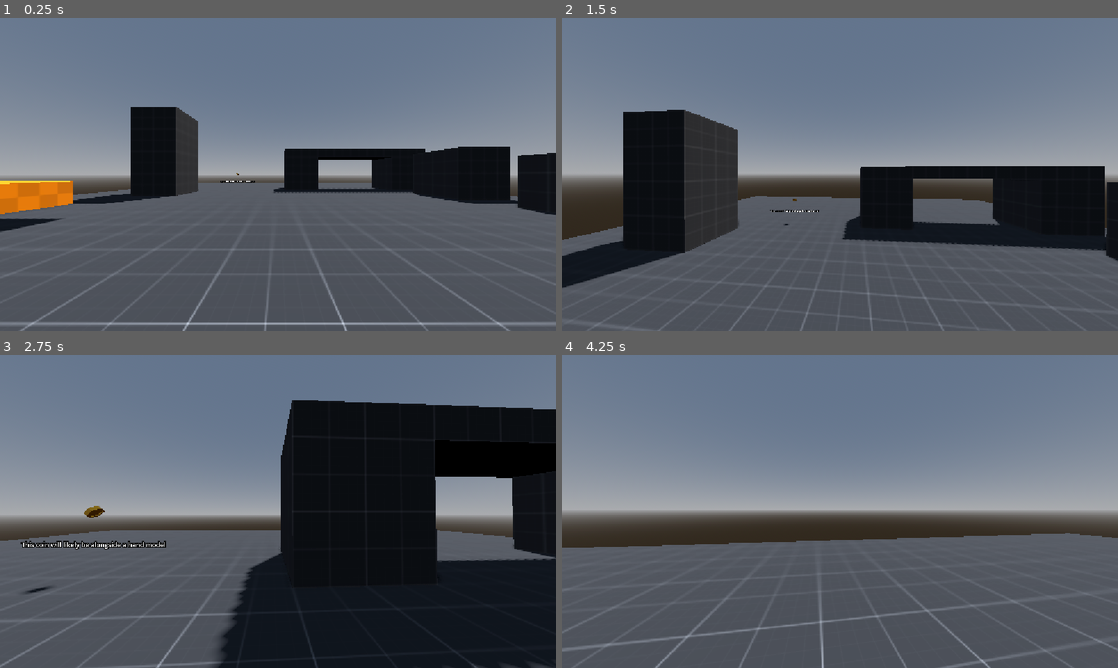
Above: before the commit, frames 1-4 (two rows, left to right).
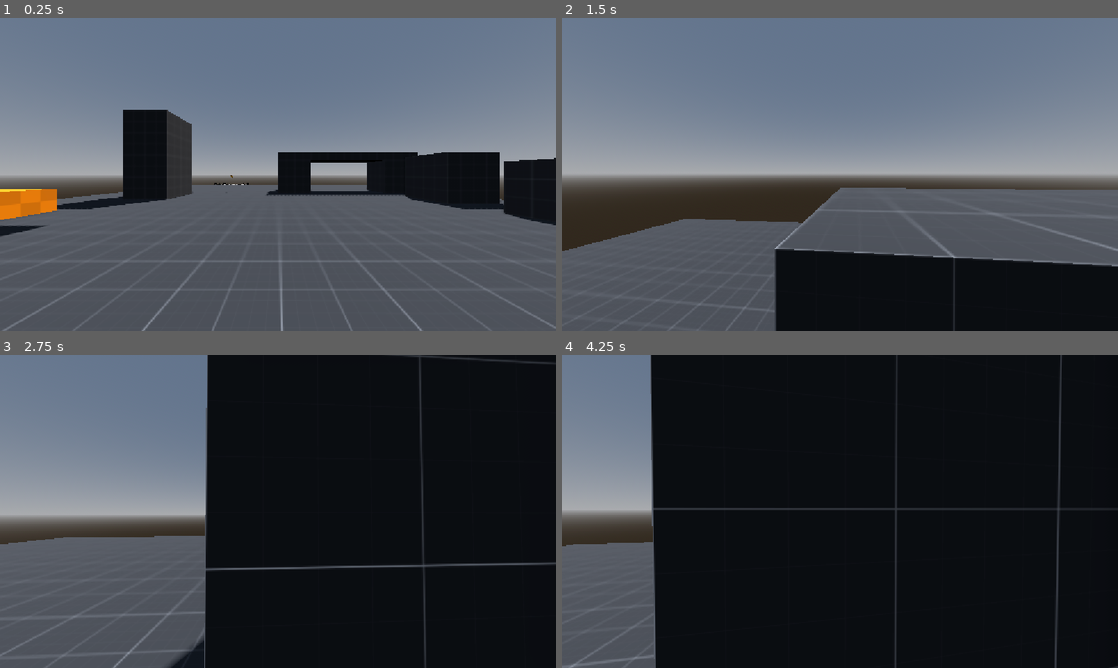
Above: after the commit, the same moments.

Repository: mensiamondher-coder/pfems
Game: Godot game, scene res://maps/prototype/prototype_level.tscn
Same seed, same stepped clock (60 frames per second), same inputs: the game is played once before the commit and once after it.
Inputs (mouse positions are in pixels of both pictures, inside the frame that each line leads up to):
- Up to frame 1 (0.25 s): no input
- Up to frame 2 (1.5 s): move the mouse to (867, 174) at 0.52 s; hold W (move_forward) from 0.53 s (still down); tap Shift (dash, bound only after the commit) at 0.6, 1.35 s; tap Space (jump) at 0.77 s; move the mouse to (812, 174) at 1.27 s
- Up to frame 3 (2.75 s): keep holding W (move_forward); tap Space (jump) at 1.52 s; move the mouse to (289, 505) at 2.02 s; tap Shift (dash, bound only after the commit) at 2.1 s
- Up to frame 4 (4.25 s): keep holding W (move_forward); move the mouse to (834, 517) at 2.77 s; tap Shift (dash, bound only after the commit) at 2.85, 3.6 s; tap Space (jump) at 3.02, 3.77 s; move the mouse to (878, 514) at 3.52 s

The runs differ from the first frame. In frame 1, 7.2% of the frame differs, in the area x 0-100%, y 28-100%; in frame 2, 36%; in frame 3, 26%; in frame 4, 84%, in the area x 0-100%, y 0-100%.

Commit message:
implemented and added the dash

Diff:
--- a/Player/player.gd
+++ b/Player/player.gd
@@ -4,6 +4,18 @@
 ##
 ## Handles movement, gravity, and mouse look in a single script.
 ## All tunables are exposed as exports grouped by category for easy tweaking.
+
+
+
+@export var playerbody: Player
+
+
+
+
+
+
+
+@onready var shape_cast: ShapeCast3D = $ShapeCast3D
 
 # ── Movement Stats ───────────────────────────────────────────────────────────
 
@@ -18,6 +30,10 @@
 @export var gravity: float = 20.0
 ## Jump impulse velocity (m/s).
 @export var jump_force: float = 7.0
+@export var dash_duration: float = 0.15
+@export var dash_distance: float = 4
+
+
 
 # ── Mouse Look Stats ────────────────────────────────────────────────────────
 
@@ -54,6 +70,8 @@
 
 
 func _physics_process(delta: float) -> void:
+	if Input.is_action_just_pressed("dash"):
+		dash()
 	_apply_gravity(delta)
 	_handle_jump()
 	_apply_movement(delta)
@@ -121,3 +139,47 @@
 		deg_to_rad(min_pitch),
 		deg_to_rad(max_pitch)
 	)
+
+
+func get_dash_stop_position(dash_vector: Vector3) -> Vector3:
+	# 1. Update the shape cast's length and direction
+	shape_cast.target_position = dash_vector * dash_distance
+
+	# 2. Force an immediate physics update right now in code
+	shape_cast.force_shapecast_update()
+
+	# 3. If it collides, find the exact 'safe' boundary point
+	if shape_cast.is_colliding():
+		var safe_fraction = shape_cast.get_closest_collision_safe_fraction()
+
+		# Multiply the movement vector by the fraction to get the safe offset
+		var safe_movement = (dash_vector * dash_distance) * safe_fraction
+
+		# Return the global position of the shape right before impact
+		return shape_cast.global_position + safe_movement
+
+	# If no collision occurs, it's safe to travel the full distance
+	return shape_cast.global_position + dash_vector * dash_distance
+
+func dash():
+
+	var stop_position = get_dash_stop_position(_get_input_direction())
+
+	set_physics_process(false)
+
+	# 2. Create the tween
+	var tween = create_tween()
+
+	# Configure it to move smoothly and fast (TRANS_QUAD or TRANS_CUBIC feel great)
+	tween.set_trans(Tween.TRANS_QUAD)
+	tween.set_ease(Tween.EASE_OUT)
+
+	# 3. Animate the global_position to the target
+	tween.tween_property(self, "global_position", stop_position + (Vector3.DOWN * 1) , dash_duration)
+
+	# 4. Turn physics back on when the dash finishes
+	tween.finished.connect(func():
+		set_physics_process(true)
+		# Optional: Give the player a little forward momentum kick after the dash ends
+		velocity = (stop_position - global_position).normalized() * 1
+	)
--- a/Player/player.tscn
+++ b/Player/player.tscn
@@ -1,21 +1,25 @@
 [gd_scene format=3 uid="uid://c3y1ya8n7rg32"]
 
 [ext_resource type="Script" uid="uid://bskxab370hcel" path="res://Player/player.gd" id="1_player"]
+[ext_resource type="Script" uid="uid://cfjxo4v7x42ep" path="res://Player/shape_cast_3d.gd" id="2_4ntmi"]
 
 [sub_resource type="CapsuleShape3D" id="CapsuleShape3D_player"]
 radius = 0.35
-height = 1.8
+height = 0.9
 
 [sub_resource type="CapsuleMesh" id="CapsuleMesh_debug"]
-radius = 0.35
-height = 1.8
+radius = 0.3
+height = 1.1275879
 
 [sub_resource type="StandardMaterial3D" id="StandardMaterial3D_debug"]
 transparency = 1
 albedo_color = Color(0.2, 0.8, 0.3, 0.6)
 
+[sub_resource type="CapsuleShape3D" id="CapsuleShape3D_l8h54"]
+radius = 0.35
+height = 0.9
+
 [node name="Player" type="CharacterBody3D" unique_id=143983222]
-transform = Transform3D(0.6, 0, 0, 0, 0.6, 0, 0, 0, 0.6, 0, 0, 0)
 script = ExtResource("1_player")
 move_speed = 3.5
 acceleration = 25.0
@@ -26,11 +30,17 @@
 transform = Transform3D(1, 0, 0, 0, 1, 0, 0, 0, 1, 0, 0.9, 0)
 shape = SubResource("CapsuleShape3D_player")
 
-[node name="DebugMesh" type="MeshInstance3D" parent="." unique_id=989102875]
-transform = Transform3D(1, 0, 0, 0, 1, 0, 0, 0, 1, 0, 0.9, 0)
+[node name="DebugMesh" type="MeshInstance3D" parent="CollisionShape3D" unique_id=989102875]
+transform = Transform3D(0.99999994, 0, 0, 0, 0.99999994, 0, 0, 0, 0.99999994, 0, 0.11711419, 0)
 mesh = SubResource("CapsuleMesh_debug")
 surface_material_override/0 = SubResource("StandardMaterial3D_debug")
 
 [node name="Camera3D" type="Camera3D" parent="." unique_id=1479434620]
-transform = Transform3D(1, 0, 0, 0, 1, 0, 0, 0, 1, 0, 1.6, 0)
+transform = Transform3D(1, 0, 0, 0, 1, 0, 0, 0, 1, 0, 1.5684043, 0)
 fov = 90.0
+
+[node name="ShapeCast3D" type="ShapeCast3D" parent="." unique_id=1845310572]
+transform = Transform3D(1, 0, 0, 0, 1, 0, 0, 0, 1, 0, 1, 0)
+shape = SubResource("CapsuleShape3D_l8h54")
+target_position = Vector3(0, 0, 0)
+script = ExtResource("2_4ntmi")
--- /dev/null
+++ b/Player/shape_cast_3d.gd
@@ -0,0 +1,11 @@
+extends ShapeCast3D
+
+
+# Called when the node enters the scene tree for the first time.
+func _ready() -> void:
+	pass # Replace with function body.
+
+
+# Called every frame. 'delta' is the elapsed time since the previous frame.
+func _process(delta: float) -> void:
+	global_rotation = Vector3.ZERO
--- a/maps/prototype/prototype_level.tscn
+++ b/maps/prototype/prototype_level.tscn
@@ -258,7 +258,7 @@
 speed_scale = 0.3
 
 [node name="CoinAsset" type="Node3D" parent="." unique_id=1416686472]
-transform = Transform3D(0.020725267, -0.9997849, 0, 0.9997849, 0.020725267, 0, 0, 0, 1, -3, 1, -7)
+transform = Transform3D(0.02072526, -0.9997845, 0, 0.9997845, 0.02072526, 0, 0, 0, 1, -3, 1, -7)
 metadata/_edit_group_ = true
 
 [node name="CoinMesh" type="MeshInstance3D" parent="CoinAsset" unique_id=798025161]
@@ -271,4 +271,5 @@
 speed_scale = 3.0
 
 [node name="Player" parent="." unique_id=143983222 instance=ExtResource("3_kvbgy")]
-transform = Transform3D(0.6, 0, 0, 0, 0.6, 0, 0, 0, 0.6, -0.41969872, -4.7683716e-07, 3.0052369)
+transform = Transform3D(1, 0, 0, 0, 1, 0, 0, 0, 1, -0.029793382, -4.7683716e-07, 3.0225687)
+dash_duration = 0.16
--- a/project.godot
+++ b/project.godot
@@ -127,6 +127,27 @@
 "script": null
 )]
 }
+dash={
+"deadzone": 0.2,
+"events": [Object(InputEventKey,
+"resource_local_to_scene": false,
+"resource_name": "",
+"device": -1,
+"window_id": 0,
+"alt_pressed": false,
+"shift_pressed": false,
+"ctrl_pressed": false,
+"meta_pressed": false,
+"pressed": false,
+"keycode": 0,
+"physical_keycode": 4194325,
+"key_label": 0,
+"unicode": 0,
+"location": 0,
+"echo": false,
+"script": null
+)]
+}
 
 [physics]
 
Not shown, added: Player/shape_cast_3d.gd.uid
